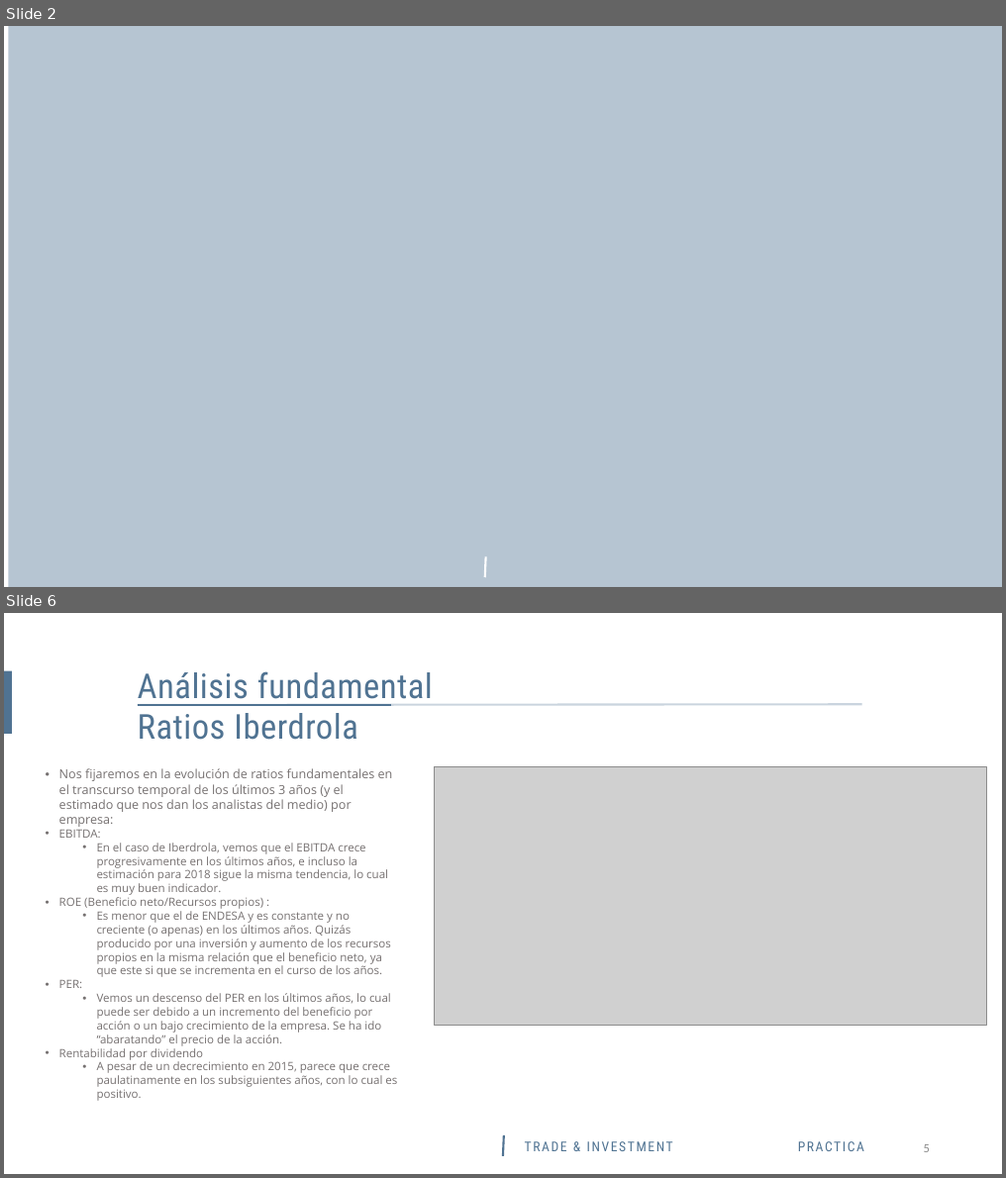
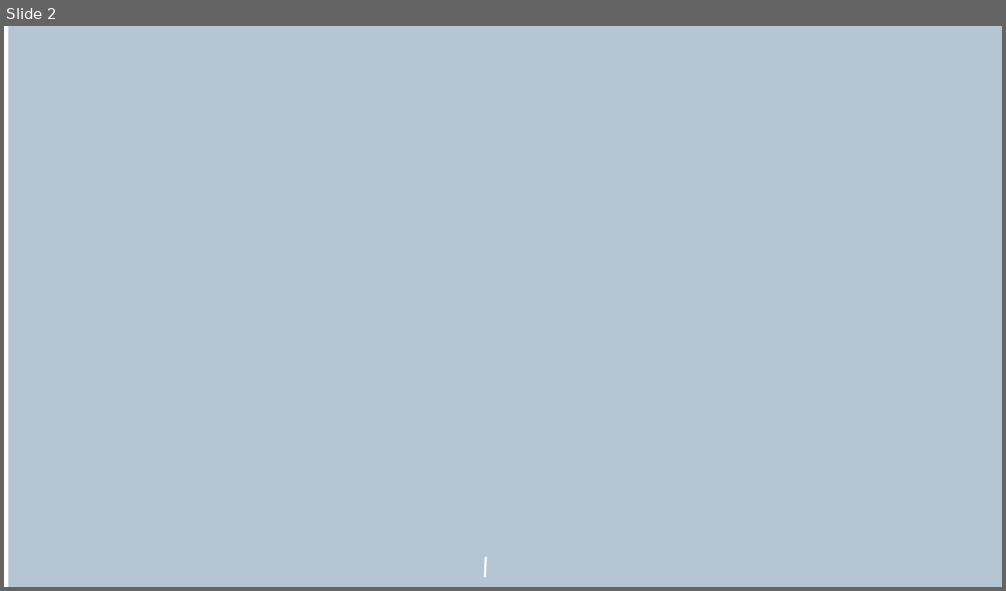
Before and after one commit to amarino5/Master-BigData-CIFF-2016, a slide deck: Algoritmic Trading/Algoritmic Trading Práctica.pptx. Shown one above the other, each under a label of ours: slides 2 and 6 before the commit, slide 2 after it; the slides between them are not shown. The pictures are 1006x1178 and 1006x591 pixels, drawn with LibreOffice and Linux fonts; fonts in the diff are those of the drawing; grey boxes stand for pictures; background and template pictures are left out. Boxes give left, top, right and bottom in pixels: in the first picture for what was removed or moved away, otherwise in the second. Text is boxed around its words. In the diff, an @@ line names an element or a change of style, - is before the commit and + after.

```diff
--- a/Algoritmic Trading/Algoritmic Trading Práctica.pptx
+++ b/Algoritmic Trading/Algoritmic Trading Práctica.pptx
@@ slide 6 removed at <box>4,613,1002,1174</box>, background #FFFFFF @@
@@ rectangle removed at <box>4,671,12,734</box> @@
@@ text removed at <box>138,671,433,740</box> @@
-Análisis fundamental
-Ratios Iberdrola
@@ line removed from (138, 705) to (862, 704) @@
@@ line removed from (138, 705) to (391, 705) @@
@@ text removed at <box>59,768,397,1101</box> @@
-• Nos fijaremos en la evolución de ratios fundamentales en el transcurso temporal de los últimos 3 años (y el estimado que nos dan los analistas del medio) por empresa:
-• EBITDA:
-  • En el caso de Iberdrola, vemos que el EBITDA crece progresivamente en los últimos años, e incluso la estimación para 2018 sigue la misma tendencia, lo cual es muy buen indicador.
-• ROE (Beneficio neto/Recursos propios) :
-  • Es menor que el de ENDESA y es constante y no creciente (o apenas) en los últimos años. Quizás producido por una inversión y aumento de los recursos propios en la misma relación que el beneficio neto, ya que este si que se incrementa en el curso de los años.
-• PER:
-  • Vemos un descenso del PER en los últimos años, lo cual puede ser debido a un incremento del beneficio por acción o un bajo crecimiento de la empresa. Se ha ido “abaratando” el precio de la acción.
-• Rentabilidad por dividendo
-  • A pesar de un decrecimiento en 2015, parece que crece paulatinamente en los subsiguientes años, con lo cual es positivo.
@@ picture removed at <box>434,766,987,1025</box> @@
@@ line removed from (503, 1157) to (504, 1136) @@
@@ text removed at <box>525,1142,673,1152</box> @@
-TRADE & INVESTMENT
@@ text removed at <box>798,1142,864,1152</box> @@
-PRACTICA
@@ text removed at <box>924,1145,930,1153</box> @@
-5
```
Also in this commit, not shown: 2 slides changed, 2 slides added, 5 other slides removed, 1 other file.
